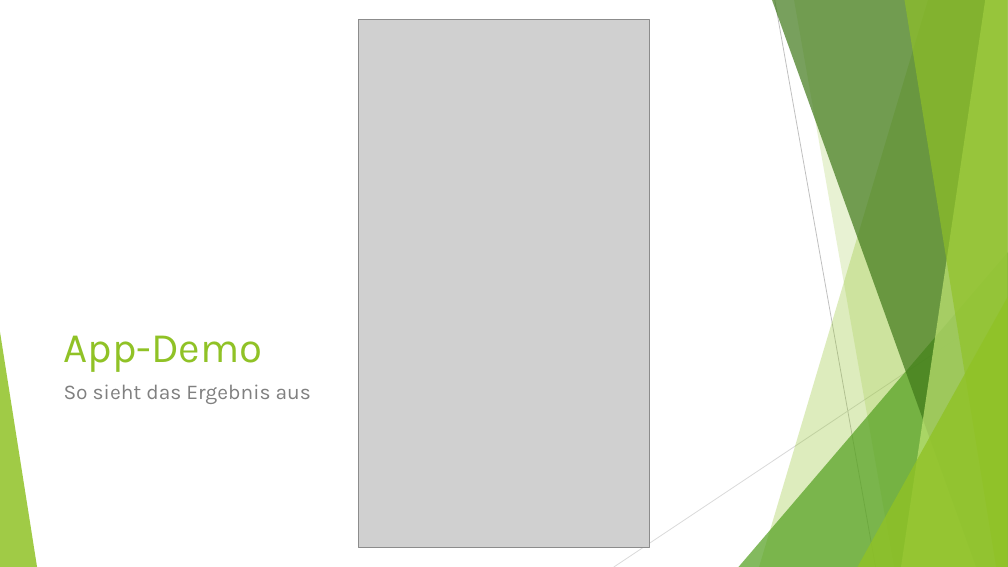
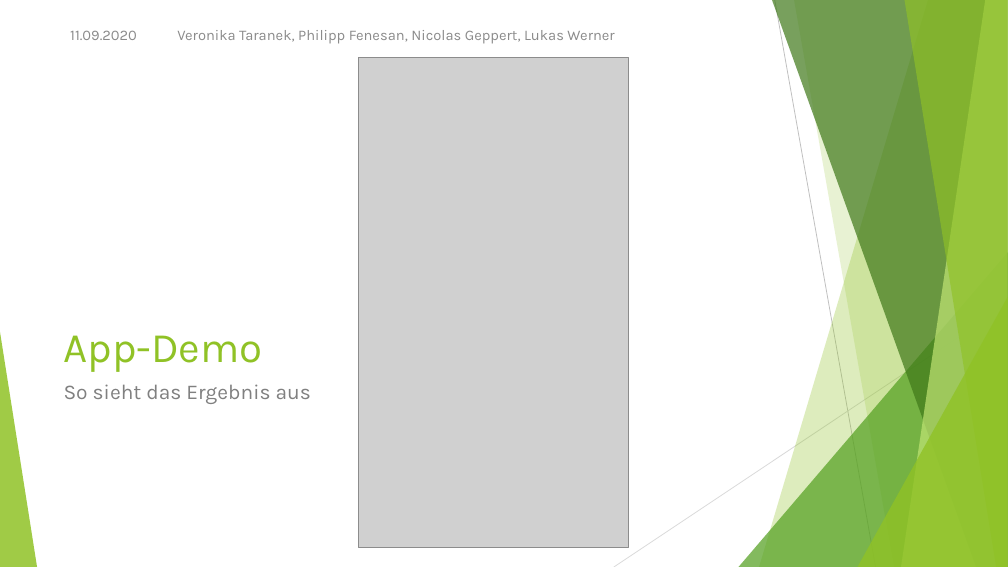
Before and after one commit to NicoGep/Programming_Project, a slide deck: slide 7 of presentation/wanderoo – Gruppe 3.pptx. Drawn at 1008x567 pixels with LibreOffice and Linux fonts; fonts in the diff are those of the drawing; grey boxes stand for pictures. Boxes give left, top, right and bottom in pixels: in the first picture for what was removed or moved away, otherwise in the second. Text is boxed around its words. In the diff, an @@ line names an element or a change of style, - is before the commit and + after.

```diff
--- a/presentation/wanderoo – Gruppe 3.pptx
+++ b/presentation/wanderoo – Gruppe 3.pptx
@@ text added at (x1=70, y1=30, x2=137, y2=40), 14 pt, text #8C8C8C @@
+11.09.2020
@@ text added at (x1=177, y1=30, x2=614, y2=44), 14 pt, text #8C8C8C @@
+Veronika Taranek, Philipp Fenesan, Nicolas Geppert, Lukas Werner
@@ picture resized from (x1=358, y1=19, x2=650, y2=547) to (x1=358, y1=57, x2=628, y2=548) @@
```
Also in this commit, not shown: 8 other slides changed, 1 other file.
